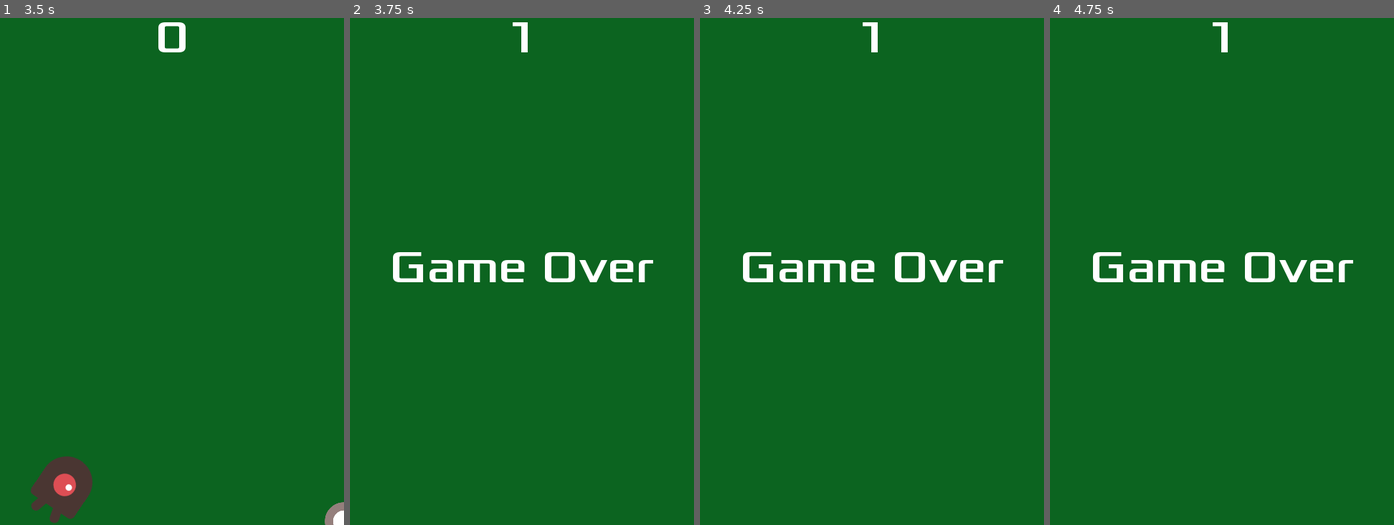
Above: before the commit, frames 1-4 (left to right).
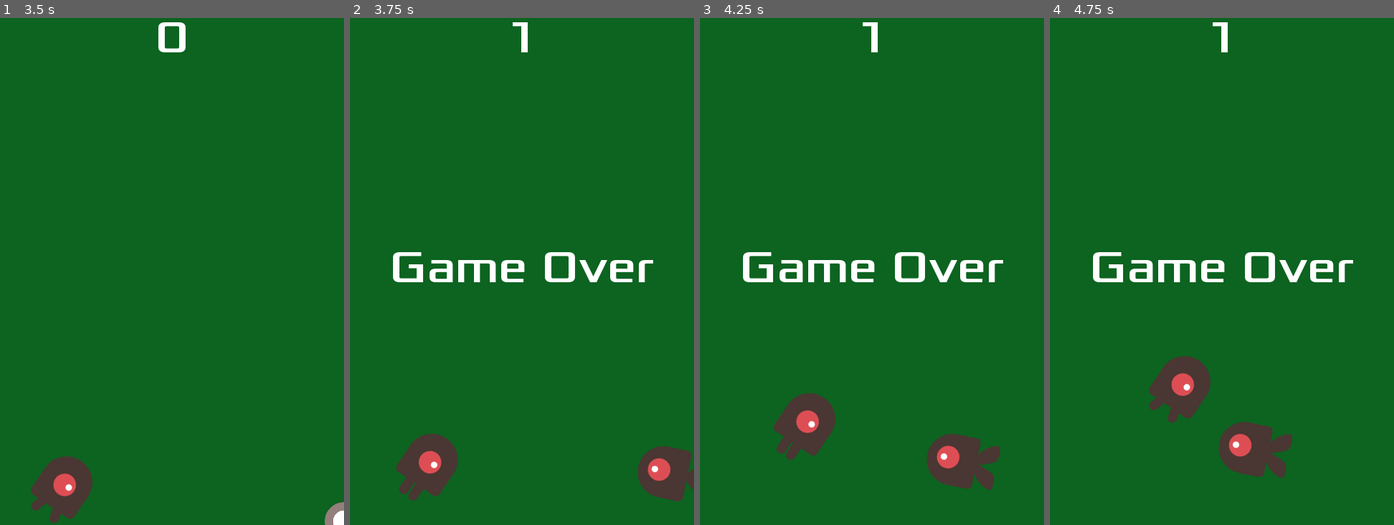
Above: after the commit, the same moments.

Repository: 44351-w22/godot-tutorial-TheMusicMan28
Game: Godot game, scene res://Main.tscn
Same seed, same stepped clock (60 frames per second), same inputs: the game is played once before the commit and once after it.
Inputs:
- Up to frame 1 (3.5 s): click "Start" at 0.5 s; tap Enter at 1.25 s; hold Right (ui_right) 1.28-2.03 s; hold Down (ui_down) 2.03-2.78 s; hold Right (ui_right) from 2.78 s (still down)
- Up to frame 2 (3.75 s): release Right (ui_right) at 3.53 s; hold Up (ui_up) from 3.53 s (still down)
- Up to frame 3 (4.25 s): keep holding Up (ui_up)
- Up to frame 4 (4.75 s): release Up (ui_up) at 4.28 s; hold Left (ui_left) from 4.28 s (still down)

Frame 1 is identical in both runs. In frame 2, 3.0% of the frame differs, in the area x 13-100%, y 82-96%; in frame 3, 3.3%, in the area x 21-88%, y 74-94%; in frame 4, 3.3%.

Commit message:
Made it so mobs still fly on screen until start button is pressed

Diff:
--- a/Main.gd
+++ b/Main.gd
@@ -11,7 +11,6 @@
 	$ScoreTimer.stop()
 	$MobTimer.stop()
 	$HUD.show_game_over()
-	get_tree().call_group('mobs', 'queue_free')
 	$Music.stop()
 	$DeathSound.play()
 
@@ -20,6 +19,7 @@
 	$Player.start($StartPosition.position)
 	$StartTimer.start()
 	$HUD.update_score(score)
+	get_tree().call_group('mobs', 'queue_free')
 	$HUD.show_message('Get Ready')
 	$Music.play()
 
